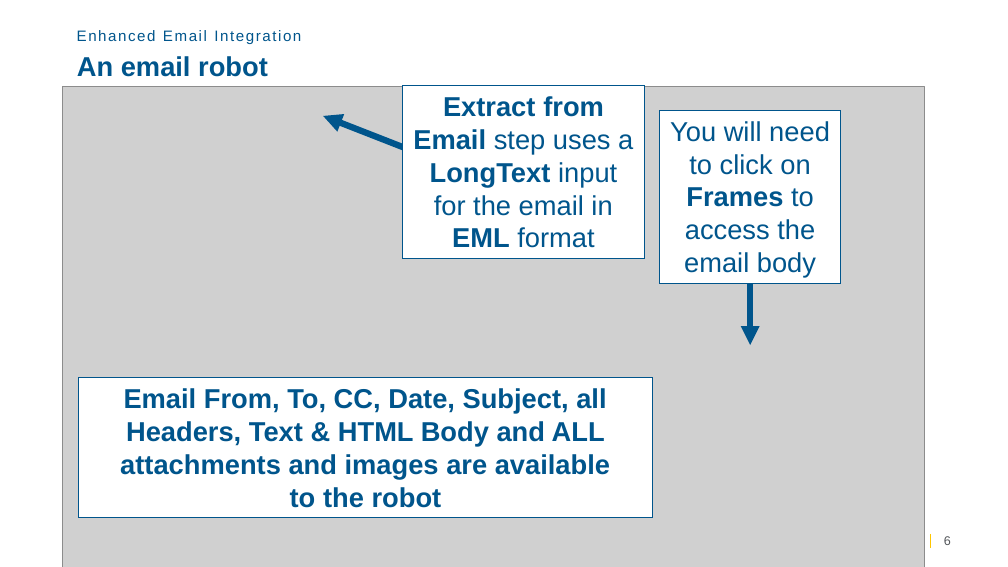
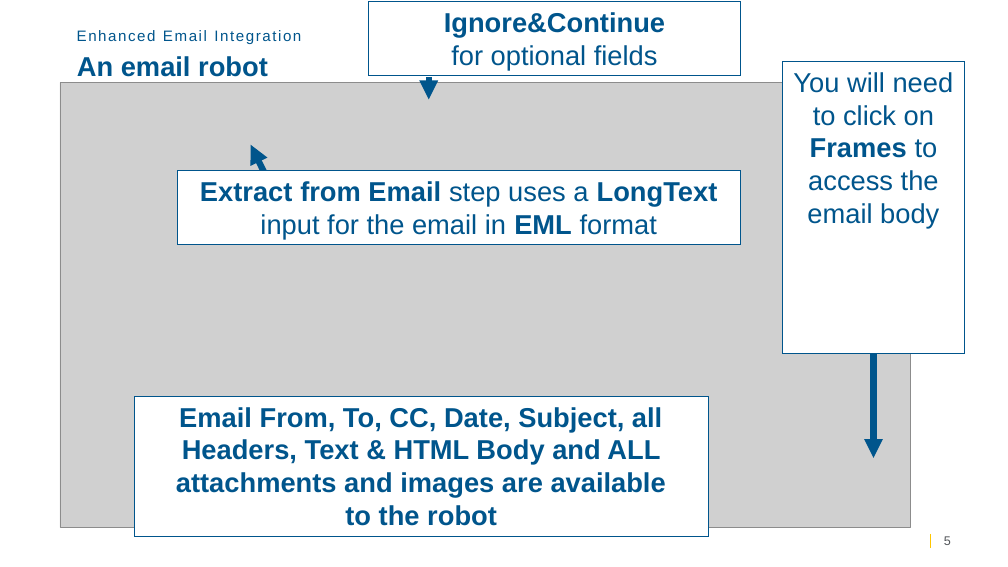
Before and after one commit to TungstenRPA/RPA-11.1, a slide deck: slide 5 of Whats new Kofax RPA 11.1 _ partner.pptx (slide 6 before the commit). Drawn at 1008x567 pixels with LibreOffice and Linux fonts; fonts in the diff are those of the drawing; grey boxes stand for pictures; background and template pictures are left out. Boxes give left, top, right and bottom in pixels: in the first picture for what was removed or moved away, otherwise in the second. Text is boxed around its words. In the diff, an @@ line names an element or a change of style, - is before the commit and + after.

```diff
--- a/Whats new Kofax RPA 11.1 _ partner.pptx
+++ b/Whats new Kofax RPA 11.1 _ partner.pptx
@@ rectangle added at bbox=[369, 2, 740, 76], fill #FFFFFF, outline #00558C 0.75 pt, 26 pt, text #00558C @@
+Ignore&Continue
+for optional fields
@@ picture: place and size @@
-picture at bbox=[63, 86, 924, 567]
+picture at bbox=[60, 82, 910, 527]
@@ arrow added from (429, 77) to (429, 100), #00558C 6 pt @@
@@ rectangle "You will need to click ...": place and size @@
-rectangle "You will need to click ..." at bbox=[659, 110, 841, 284]
+rectangle "You will need to click ..." at bbox=[783, 61, 965, 354]
@@ arrow moved from (464, 171) - (323, 116) to (267, 178) - (251, 144) @@
@@ rectangle "Extract from Email step uses ...": place and size @@
-rectangle "Extract from Email step uses ..." at bbox=[402, 85, 644, 259]
+rectangle "Extract from Email step uses ..." at bbox=[177, 171, 740, 245]
@@ arrow moved from (750, 284) - (750, 345) to (873, 354) - (873, 458) @@
@@ rectangle "Email From, To, CC, Date, ...": place and size @@
-rectangle "Email From, To, CC, Date, ..." at bbox=[79, 378, 653, 518]
+rectangle "Email From, To, CC, Date, ..." at bbox=[135, 396, 709, 536]
```
Also in this commit, not shown: 14 other slides changed, 1 slide added.
